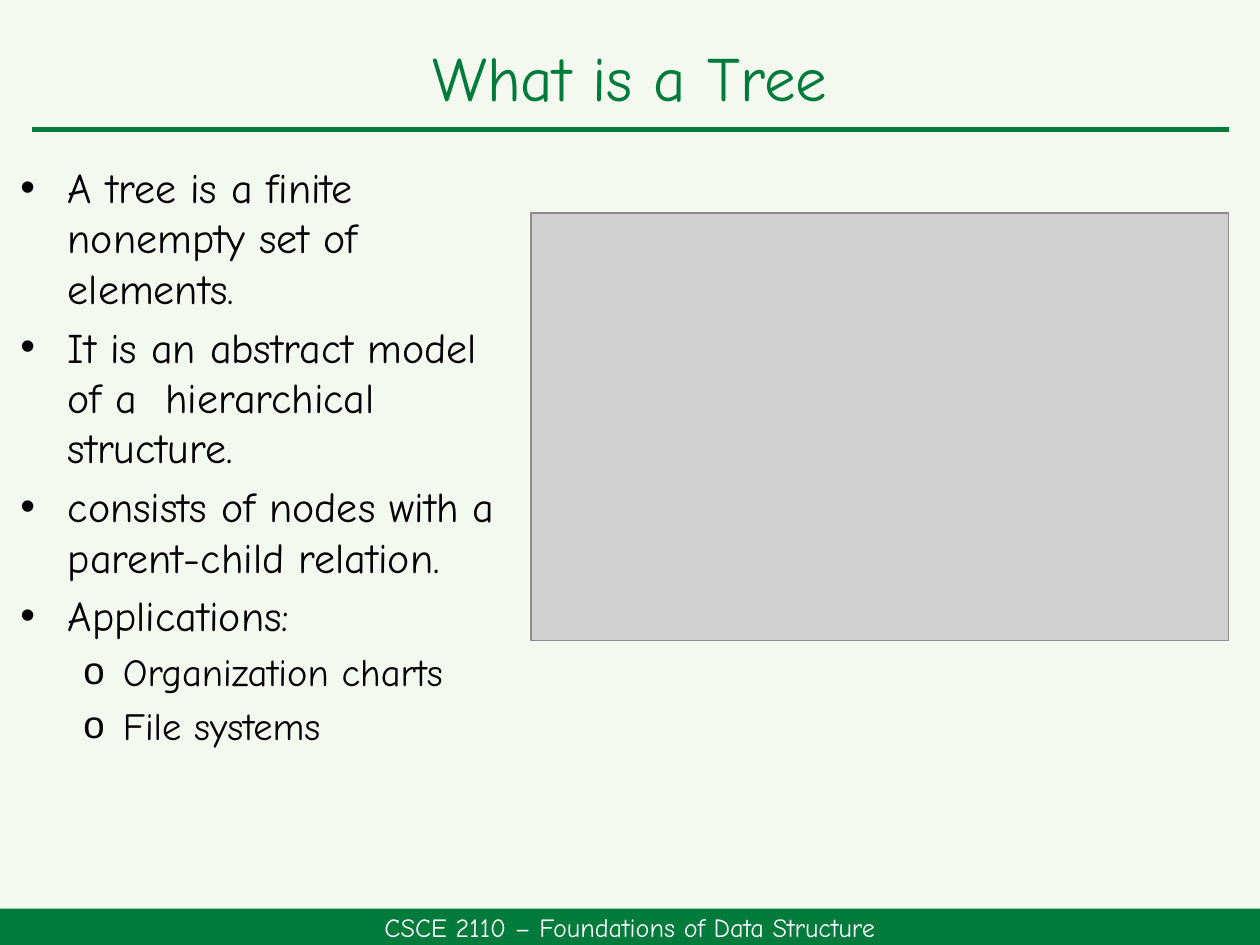
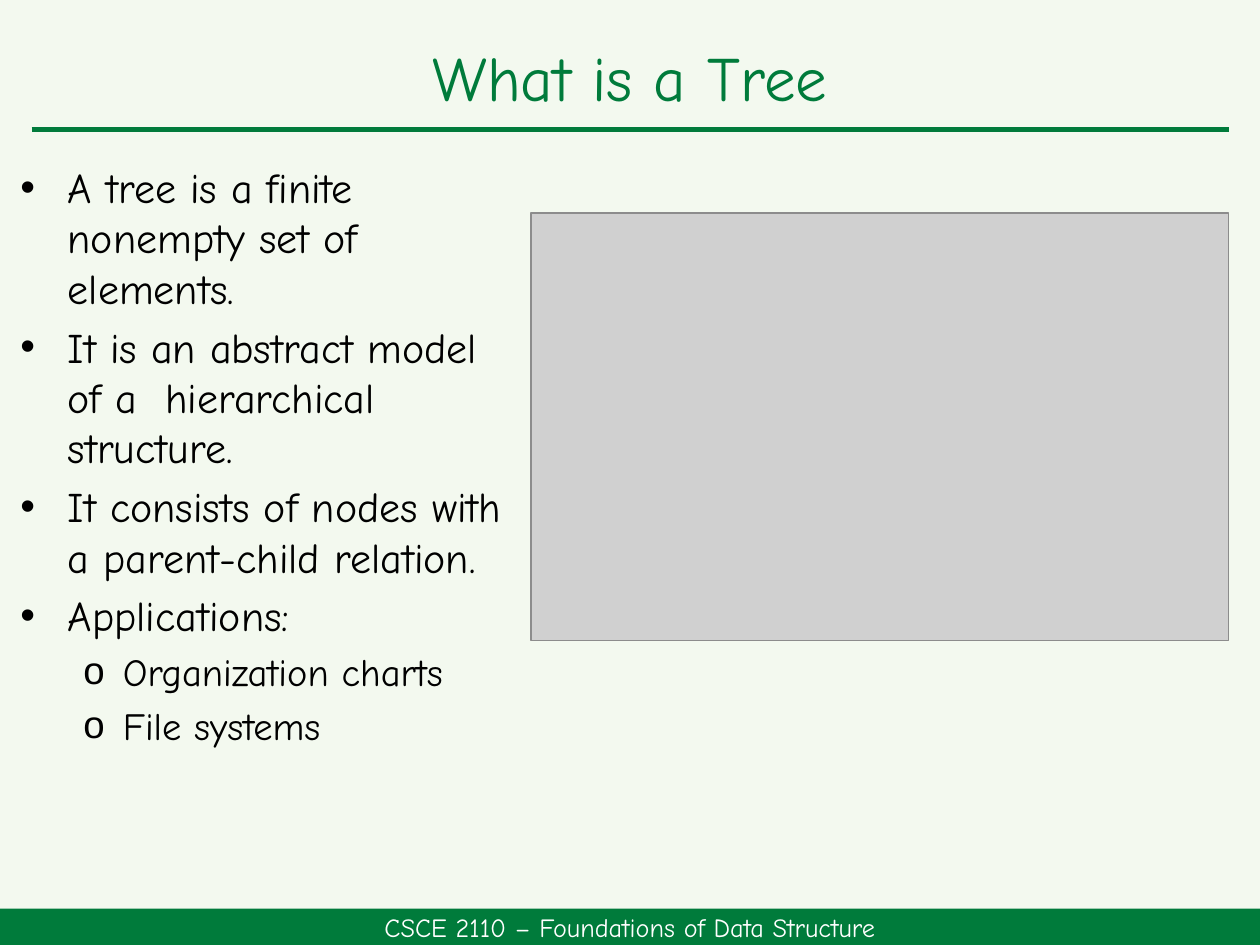
Before and after one commit to HengFan2010/hengfan2010.github.io, a slide deck: slide 5 of teaching/25F-2110/slides/2110-topic 5-Tree.pptx. Drawn at 1260x945 pixels with LibreOffice and Linux fonts; fonts in the diff are those of the drawing; grey boxes stand for pictures. Boxes give left, top, right and bottom in pixels: in the first picture for what was removed or moved away, otherwise in the second. Text is boxed around its words. In the diff, an @@ line names an element or a change of style, - is before the commit and + after.

```diff
--- a/teaching/25F-2110/slides/2110-topic 5-Tree.pptx
+++ b/teaching/25F-2110/slides/2110-topic 5-Tree.pptx
@@ text at box(68, 493, 501, 582): text changed @@
-• consists of nodes with a parent-child relation.
+• It consists of nodes with a parent-child relation.
```
Also in this commit, not shown: 2 other slides changed.
